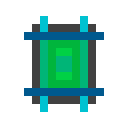
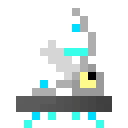
Layer changes from the first w=128, h=128 image to the second:
added group "ticking_core" with 1 layers above "lagometer" over [16, 8, 112, 128]
added layer "0 #1" in group "ticking_core" over [16, 8, 112, 128]
hid group "extender" (9 layers) over [16, 8, 112, 128]
